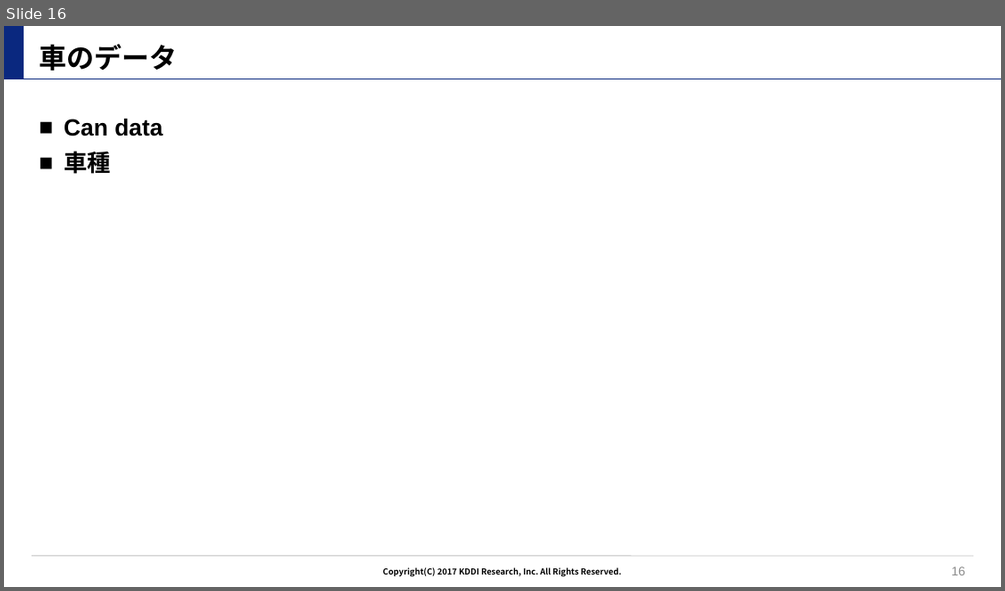
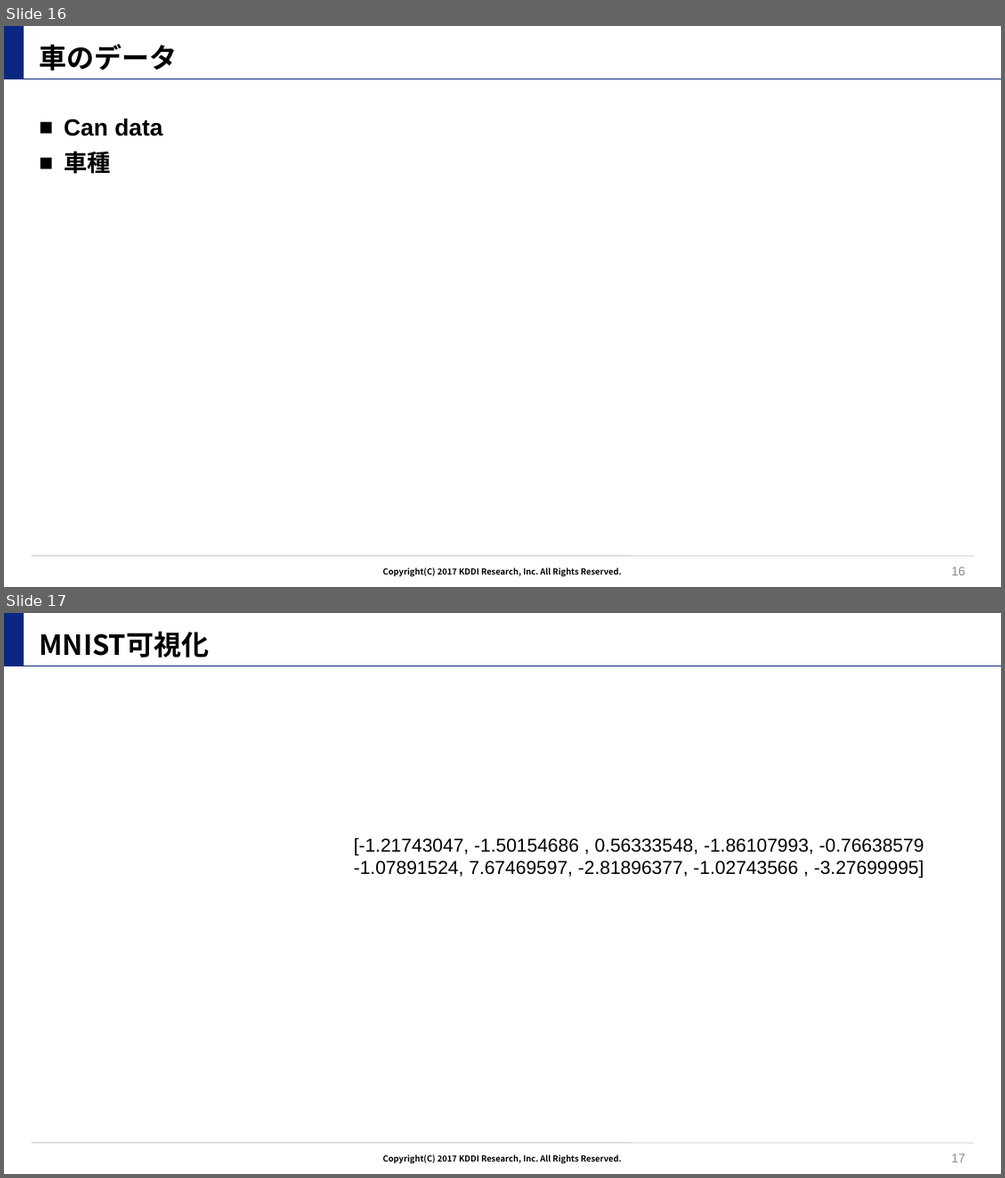
Before and after one commit to tilmitt11191/paper_graph, a slide deck: overview.pptx. Shown one above the other, each under a label of ours: slide 16 before the commit, slides 16 and 17 after it. The pictures are 1005x591 and 1005x1178 pixels, drawn with LibreOffice and Linux fonts; fonts in the diff are those of the drawing; background and template pictures are left out. Boxes give left, top, right and bottom in pixels: in the first picture for what was removed or moved away, otherwise in the second. Text is boxed around its words. In the diff, an @@ line names an element or a change of style, - is before the commit and + after.

Commit message:
2017年 4月 25日 火曜日 22:00:18 JST

```diff
--- a/overview.pptx
+++ b/overview.pptx
@@ slide 17 added at (4,613,1001,1174), background #FFFFFF; not listed: 4 template elements that a slide beside it also shows @@
@@ title added at (39,631,209,657), 26.7 pt, text #000000, bold @@
+MNIST可視化
@@ text added at (354,837,924,878), 18 pt, text #000000 @@
+[-1.21743047, -1.50154686 , 0.56333548, -1.86107993, -0.76638579
+-1.07891524, 7.67469597, -2.81896377, -1.02743566 , -3.27699995]
@@ page number added at (951,1153,965,1162), 12 pt, text #8C8C8C @@
+17
```
